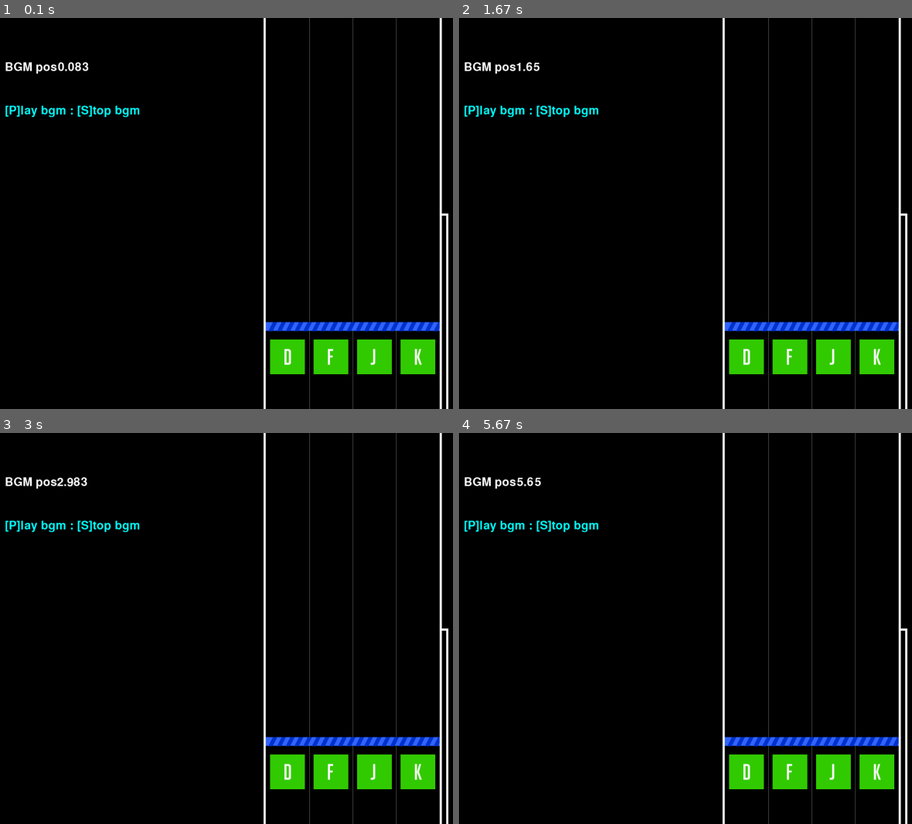
Above: before the commit, frames 1-4 (two rows, left to right).
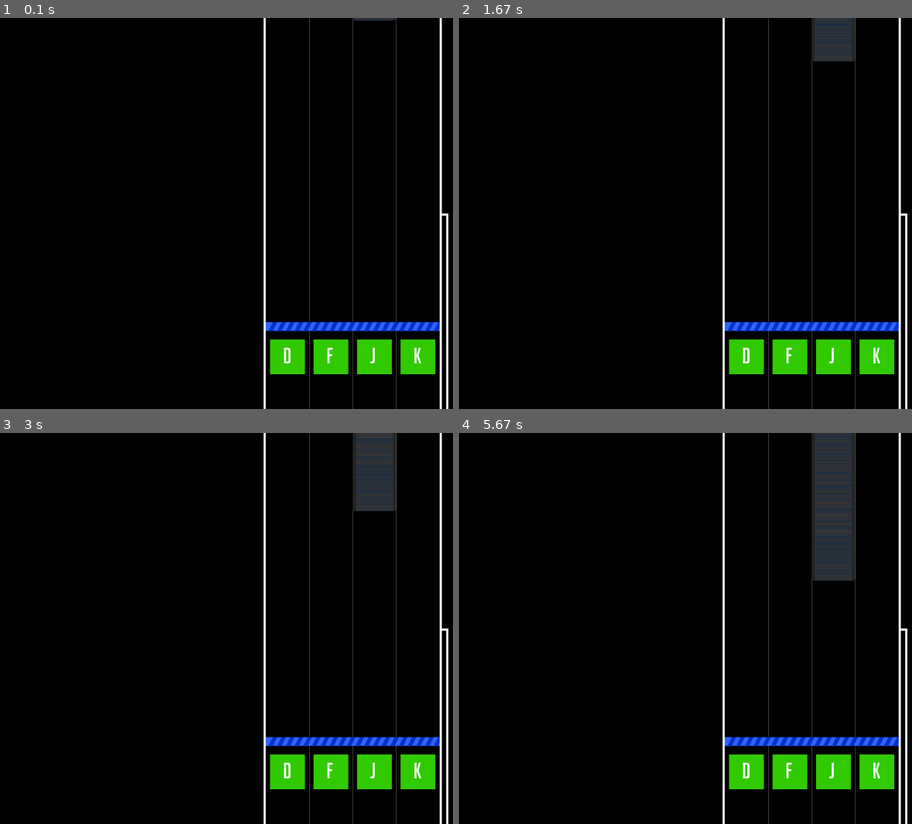
Above: after the commit, the same moments.

Repository: DeltaFrog1407/DELTABEAT
Game: pygame game, started from import pygame.py
Two runs of this game, one before a commit and one after it. Both use one fixed random seed, a clock stepped at 60 frames per second and the inputs below.
Inputs:
- Up to frame 1 (0.1 s): no input
- Up to frame 2 (1.67 s): no input
- Up to frame 3 (3 s): no input
- Up to frame 4 (5.67 s): no input

The runs differ from the first frame. In frame 1, 0.9% of the frame differs, in the area x 1-94%, y 0-89%; in frame 2, 1.9%; in frame 3, 2.7%; in frame 4, 4.4%.

Commit message:
리듬게임 만들기 2
노트 클래스를 만들고, 떨어트리는 로직을 만듭니다. 아직 갈 길이 멉니다.

Diff:
--- /dev/null
+++ b/import pygame copy.py
@@ -0,0 +1,146 @@
+import pygame
+import sys
+import math
+import time
+import os
+
+SCREEN_HEIGHT = 900
+SCREEN_WIDTH = 1600
+
+WHITE = (255, 255, 255)
+BLACK = (0, 0, 0)
+CYAN = (0, 255, 255)
+GRAY = (102, 102, 102)
+SKY_BLUE = (000, 51, 204)
+OCEAN_BLUE = (51, 102, 255)
+LEAF_GREEN = (51, 204, 0)
+
+FRAME_X = 700
+FRAME_WIDTH = 400
+FRAME_HEIGHT = 900
+LINE_WIDTH = 5
+KEY_SPACE = 10
+
+class Key: # 판정선 아래 네모들
+    def __init__(self):
+        font_path = resource_path("big_noodle_titling.ttf")
+        self.font = pygame.font.Font(font_path, 50)
+        x = FRAME_X + KEY_SPACE
+        y = FRAME_HEIGHT * 7/9 + 40
+        keyframe_size = FRAME_WIDTH/4 - KEY_SPACE*2
+        self.d = pygame.Rect(x, y, keyframe_size, keyframe_size)
+        self.f = pygame.Rect(x+(FRAME_WIDTH/4), y, keyframe_size, keyframe_size)
+        self.j = pygame.Rect(x+(FRAME_WIDTH*2/4), y, keyframe_size, keyframe_size)
+        self.k = pygame.Rect(x+(FRAME_WIDTH*3/4), y, keyframe_size, keyframe_size)
+
+
+    def draw(self, screen, color, fontcolor):
+        dkey = self.font.render("D", True, fontcolor)
+        fkey = self.font.render("F", True, fontcolor)
+        jkey = self.font.render("J", True, fontcolor)
+        kkey = self.font.render("K", True, fontcolor)
+
+        width = dkey.get_width()
+        height = dkey.get_height()
+        x = self.d.centerx
+        y = self.d.centery
+        xpos = x - int(width / 2)
+        ypos = y - int(height / 2)
+        pygame.draw.rect(screen, color, self.d)
+        pygame.draw.rect(screen, color, self.f)
+        pygame.draw.rect(screen, color, self.j)
+        pygame.draw.rect(screen, color, self.k)
+        screen.blit(dkey, (xpos, ypos))
+        screen.blit(fkey, (xpos + (FRAME_WIDTH/4), ypos))
+        screen.blit(jkey, (xpos + (FRAME_WIDTH*2/4), ypos))
+        screen.blit(kkey, (xpos + (FRAME_WIDTH*3/4), ypos))
+
+
+class Game:
+    def __init__(self):
+        font_path = resource_path("big_noodle_titling.ttf")
+        press_se = resource_path("snare.wav")
+        self.press = pygame.mixer.Sound(press_se)
+        self.font = pygame.font.Font(font_path, 50)
+        self.key = Key()
+
+    def draw_map(self, screen): #게임 프레임 그리기 - 플레이하는 부분
+        for i in range(3):
+            pygame.draw.line(screen, GRAY, [FRAME_X + (i + 1)*(FRAME_WIDTH/4), 0], [FRAME_X + (i + 1)*(FRAME_WIDTH/4), FRAME_HEIGHT + LINE_WIDTH*2], width=1)
+        pygame.draw.rect(screen, OCEAN_BLUE, [FRAME_X, FRAME_HEIGHT* 7/9, FRAME_WIDTH, 20])
+        for i in range(20):
+            pygame.draw.line(screen, SKY_BLUE, [FRAME_X + i*20 + 20, FRAME_HEIGHT* 7/9], [FRAME_X + i*20 +10, FRAME_HEIGHT* 7/9 + 20], width = 10)
+        self.key.draw(screen , LEAF_GREEN , WHITE)
+        pygame.draw.rect(screen, WHITE, [FRAME_X - LINE_WIDTH, -1 * LINE_WIDTH, FRAME_WIDTH + LINE_WIDTH*2, FRAME_HEIGHT + LINE_WIDTH*2], width=LINE_WIDTH)
+        pygame.draw.rect(screen, WHITE, [(FRAME_X + FRAME_WIDTH), (FRAME_HEIGHT / 2), 20, (FRAME_HEIGHT / 2) + LINE_WIDTH], width = LINE_WIDTH)
+
+    def process_events(self):
+        for event in pygame.event.get():
+            if event.type == pygame.QUIT:
+                return True
+            if event.type == pygame.KEYDOWN:
+                if event.key == pygame.K_d:
+                    self.press.play()
+                if event.key == pygame.K_f:
+                    self.press.play()
+                if event.key == pygame.K_j:
+                    self.press.play()
+                if event.key == pygame.K_k:
+                    self.press.play()
+
+
+
+
+
+
+def resource_path(relative_path):
+    try:
+        base_path = sys._MEIPASS
+    except Exception:
+        base_path = os.path.abspath(".")
+    return os.path.join(base_path, relative_path)
+
+
+
+
+
+
+def main():
+    pygame.init()
+    pygame.display.set_caption("DELTABEAT")
+    screen = pygame.display.set_mode((SCREEN_WIDTH, SCREEN_HEIGHT))
+    clock = pygame.time.Clock()
+    font = pygame.font.Font(None, 40)
+
+    try:
+        pygame.mixer.music.load("Children_Record.wav")
+    except:
+        print("ogg 파일이 맞지 않거나, 오디오 기기와 접속되어 있지 않습니다.")
+
+    game = Game()
+    done = False
+
+    while not done:
+        done = game.process_events()
+        key = pygame.key.get_pressed()
+        if key[pygame.K_p] == 1:
+            if pygame.mixer.music.get_busy() == False:
+                pygame.mixer.music.play(-1)
+        if key[pygame.K_s] == 1:
+            if pygame.mixer.music.get_busy() == True:
+                pygame.mixer.music.stop()
+
+        pos = pygame.mixer.music.get_pos()
+        txt1 = font.render("BGM pos" + str(pos / 1000), True, WHITE)
+        txt2 = font.render("[P]lay bgm : [S]top bgm", True, CYAN)
+        screen.fill(BLACK)
+        game.draw_map(screen)
+        screen.blit(txt1, [100, 100])
+        screen.blit(txt2, [100, 200])
+        pygame.display.update()
+        clock.tick(60)
+
+    pygame.quit()
+
+if __name__ == '__main__':
+    main()
--- a/import pygame.py
+++ b/import pygame.py
@@ -1,6 +1,7 @@
 import pygame
 import sys
 import math
+import random
 import time
 import os
 
@@ -21,76 +22,66 @@
 LINE_WIDTH = 5
 KEY_SPACE = 10
 
-class Key: # 판정선 아래 네모들
+class Note(pygame.sprite.Sprite): # 노트 클래스
+    def __init__(self, lane, speed):
+        super().__init__()
+        note_images_list = [resource_path("note1.png"), resource_path("note2.png")]
+        image_selected = random.choice(note_images_list)
+        self.image = pygame.image.load(image_selected)
+        self.rect = self.image.get_rect()
+        self.rect.x = FRAME_X + FRAME_WIDTH/4*lane
+        self.rect.y = -20
+        self.speed = speed
+
+    def draw(self, screen):
+        pygame.draw.rect(screen, WHITE, self.image)
+
+ #   def note_decision(self, line): # 노트 판정
+  #      if self.rect
+
+    def update(self): # 노트 떨어트리기(스피드)
+        self.rect.y += self.speed
+
+class Game():
     def __init__(self):
-        font_path = resource_path("DELTABEAT/big_noodle_titling.ttf")
+        font_path = resource_path("big_noodle_titling.ttf")
+        press_se = resource_path("snare.wav")
+        self.press = pygame.mixer.Sound(press_se)
         self.font = pygame.font.Font(font_path, 50)
+        self.notes = pygame.sprite.Group()
+
+    def game_logic(self):
+        self.notes.add(Note(2, 1))
+        self.notes.update()
+
+
+    def display_object(self, screen):
+        self.notes.draw(screen)
+
+    def display_frame(self, screen, keycolor, fontcolor): #게임 프레임 그리기 - 플레이하는 부분
+        screen.fill(BLACK)
         x = FRAME_X + KEY_SPACE
         y = FRAME_HEIGHT * 7/9 + 40
         keyframe_size = FRAME_WIDTH/4 - KEY_SPACE*2
-        self.d = pygame.Rect(x, y, keyframe_size, keyframe_size)
-        self.f = pygame.Rect(x+(FRAME_WIDTH/4), y, keyframe_size, keyframe_size)
-        self.j = pygame.Rect(x+(FRAME_WIDTH*2/4), y, keyframe_size, keyframe_size)
-        self.k = pygame.Rect(x+(FRAME_WIDTH*3/4), y, keyframe_size, keyframe_size)
+        for i in range(3): #노트 구분 선
+            pygame.draw.line(screen, GRAY, [FRAME_X + (i + 1)*(FRAME_WIDTH/4), 0], [FRAME_X + (i + 1)*(FRAME_WIDTH/4), FRAME_HEIGHT + LINE_WIDTH*2], width=1)
 
-
-    def draw(self, screen, color, fontcolor):
-        dkey = self.font.render("D", True, fontcolor)
-        fkey = self.font.render("F", True, fontcolor)
-        jkey = self.font.render("J", True, fontcolor)
-        kkey = self.font.render("K", True, fontcolor)
-
-        width = dkey.get_width()
-        height = dkey.get_height()
-        x = self.d.centerx
-        y = self.d.centery
-        xpos = x - int(width / 2)
-        ypos = y - int(height / 2)
-        pygame.draw.rect(screen, color, self.d)
-        pygame.draw.rect(screen, color, self.f)
-        pygame.draw.rect(screen, color, self.j)
-        pygame.draw.rect(screen, color, self.k)
-        screen.blit(dkey, (xpos, ypos))
-        screen.blit(fkey, (xpos + (FRAME_WIDTH/4), ypos))
-        screen.blit(jkey, (xpos + (FRAME_WIDTH*2/4), ypos))
-        screen.blit(kkey, (xpos + (FRAME_WIDTH*3/4), ypos))
-
-
-class Game:
-    def __init__(self):
-        font_path = resource_path("DELTABEAT/big_noodle_titling.ttf")
-        press_se = resource_path("DELTABEAT/snare.wav")
-        self.press = pygame.mixer.Sound(press_se)
-        self.font = pygame.font.Font(font_path, 50)
-        self.key = Key()
-
-    def draw_map(self, screen): #게임 프레임 그리기 - 플레이하는 부분
-        for i in range(3):
-            pygame.draw.line(screen, GRAY, [FRAME_X + (i + 1)*(FRAME_WIDTH/4), 0], [FRAME_X + (i + 1)*(FRAME_WIDTH/4), FRAME_HEIGHT + LINE_WIDTH*2], width=1)
-        pygame.draw.rect(screen, OCEAN_BLUE, [FRAME_X, FRAME_HEIGHT* 7/9, FRAME_WIDTH, 20])
+        pygame.draw.rect(screen, OCEAN_BLUE, [FRAME_X, FRAME_HEIGHT* 7/9, FRAME_WIDTH, 20])  #판정선 그리기
         for i in range(20):
             pygame.draw.line(screen, SKY_BLUE, [FRAME_X + i*20 + 20, FRAME_HEIGHT* 7/9], [FRAME_X + i*20 +10, FRAME_HEIGHT* 7/9 + 20], width = 10)
-        self.key.draw(screen , LEAF_GREEN , WHITE)
+
+        #게임 프레임
         pygame.draw.rect(screen, WHITE, [FRAME_X - LINE_WIDTH, -1 * LINE_WIDTH, FRAME_WIDTH + LINE_WIDTH*2, FRAME_HEIGHT + LINE_WIDTH*2], width=LINE_WIDTH)
         pygame.draw.rect(screen, WHITE, [(FRAME_X + FRAME_WIDTH), (FRAME_HEIGHT / 2), 20, (FRAME_HEIGHT / 2) + LINE_WIDTH], width = LINE_WIDTH)
+        for i, key in enumerate(["D", "F", "J", "K"]): #게임 판정선 아래 키 설명
+            pygame.draw.rect(screen, keycolor, [x+FRAME_WIDTH*i/4, y, keyframe_size, keyframe_size])
+            keyset = self.font.render(key, True, fontcolor)
+            screen.blit(keyset, (x+FRAME_WIDTH*i/4+keyframe_size/2-KEY_SPACE, y+KEY_SPACE))
 
     def process_events(self):
         for event in pygame.event.get():
             if event.type == pygame.QUIT:
                 return True
-            if event.type == pygame.KEYDOWN:
-                if event.key == pygame.K_d:
-                    self.press.play()
-                if event.key == pygame.K_f:
-                    self.press.play()
-                if event.key == pygame.K_j:
-                    self.press.play()
-                if event.key == pygame.K_k:
-                    self.press.play()
-
-
-
-
 
 
 def resource_path(relative_path):
@@ -100,44 +91,20 @@
         base_path = os.path.abspath(".")
     return os.path.join(base_path, relative_path)
 
-
-
-
-
-
 def main():
     pygame.init()
     pygame.display.set_caption("DELTABEAT")
     screen = pygame.display.set_mode((SCREEN_WIDTH, SCREEN_HEIGHT))
     clock = pygame.time.Clock()
-    font = pygame.font.Font(None, 40)
-
-    try:
-        pygame.mixer.music.load("DELTABEAT\Children_Record.wav")
-    except:
-        print("ogg 파일이 맞지 않거나, 오디오 기기와 접속되어 있지 않습니다.")
-
     game = Game()
     done = False
 
     while not done:
         done = game.process_events()
-        key = pygame.key.get_pressed()
-        if key[pygame.K_p] == 1:
-            if pygame.mixer.music.get_busy() == False:
-                pygame.mixer.music.play(-1)
-        if key[pygame.K_s] == 1:
-            if pygame.mixer.music.get_busy() == True:
-                pygame.mixer.music.stop()
-
-        pos = pygame.mixer.music.get_pos()
-        txt1 = font.render("BGM pos" + str(pos / 1000), True, WHITE)
-        txt2 = font.render("[P]lay bgm : [S]top bgm", True, CYAN)
-        screen.fill(BLACK)
-        game.draw_map(screen)
-        screen.blit(txt1, [100, 100])
-        screen.blit(txt2, [100, 200])
-        pygame.display.update()
+        game.display_frame(screen, LEAF_GREEN, WHITE)
+        game.game_logic()
+        game.display_object(screen)
+        pygame.display.flip()
         clock.tick(60)
 
     pygame.quit()
Binary file added: note1.png
Binary file added: note2.png
Not shown, added: note.psd
